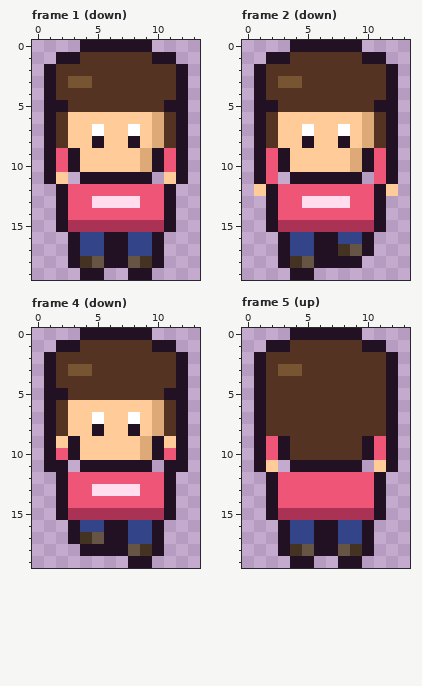
Pixel-art file: games/picomon/art/hero.aseprite. That is the earlier state.
14x20 pixels, 12 frames. Shown: frame 1 (down), frame 2 (down), frame 4 (down), frame 5 (up). The commit also changed other frames, which this record leaves out.
The result:
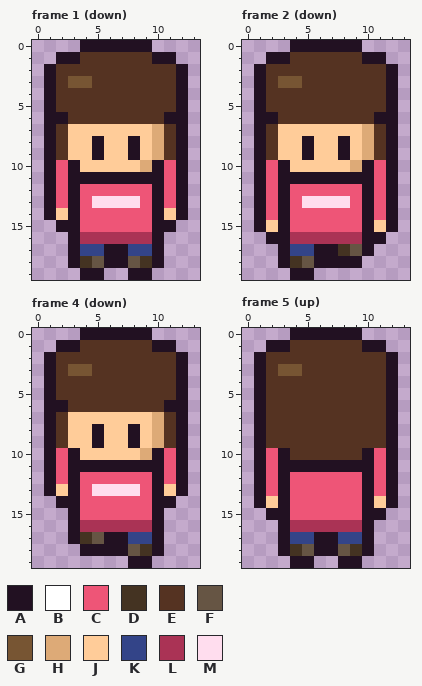
Palette (. is transparent): A #221122  B #ffffff  C #ee5577  D #443322  E #553322  F #665544  G #775533  H #ddaa77  J #ffcc99  K #334488  L #aa3355  M #ffddee
From old to new:
Frame 1 (down), layers "outline", "shade", "fill":
y 5: x 2 A -> E; x 11 A -> E
y 6: x 2..11 EJJJJJJJHE -> AEEEEEEEEA
y 7: x 5 B -> J; x 8 B -> J
y 9: x 2..3 CA -> EJ; x 5 J -> A; x 8..11 JHAC -> AJHE
y 11: x 2..3 J. -> CA; x 10..11 .J -> AC
y 12..13: x 1..3 .AC -> ACA; x 10..12 CA. -> ACA
y 14: x 1..3 .AC -> AJA; x 10..12 CA. -> AJA
y 15: x 3..10 LLLLLLLL -> ACCCCCCA
y 16: x 4..9 KKAAKK -> LLLLLL
Frame 2 (down), layers "outline", "shade", "fill":
y 5: x 2 A -> E; x 11 A -> E
y 6: x 2..11 EJJJJJJJHE -> AEEEEEEEEA
y 7: x 5 B -> J; x 8 B -> J
y 9: x 2..3 CA -> EJ; x 5 J -> A; x 8..11 JHAC -> AJHE
y 11: x 3 . -> A; x 10 . -> A
y 12: x 1..3 JAC -> ACA; x 10..12 CAJ -> ACA
y 13..14: x 1..3 .AC -> ACA; x 10..12 CA. -> ACA
y 15: x 1..12 .ALLLLLLLLA. -> AJACCCCCCAJA
y 16: x 2 . -> A; x 4..9 KKAAKK -> LLLLLL; x 11 . -> A
Frame 4 (down), layers "outline", "shade", "fill":
y 5: x 2 A -> E; x 11 A -> E
y 6: x 2..11 EJJJJJJJHE -> AEEEEEEEEA
y 7: x 5 B -> J; x 8 B -> J
y 9: x 2..3 JA -> EJ; x 5 J -> A; x 8..11 JHAJ -> AJHE
y 11: x 2..3 A. -> CA; x 10..11 .A -> AC
y 12: x 1..3 .AC -> ACA; x 10..12 CA. -> ACA
y 13: x 1..3 .AC -> AJA; x 10..12 CA. -> AJA
y 14: x 3 C -> A; x 10 C -> A
y 15: x 2..11 ALLLLLLLLA -> .ACCCCCCA.
y 16: x 4..9 KKAAKK -> LLLLLL
Frame 5 (up), layers "outline", "shade", "fill":
y 9: x 2..3 CA -> EE; x 10..11 AC -> EE
y 11: x 2..3 J. -> CA; x 10..11 .J -> AC
y 12..13: x 1..3 .AC -> ACA; x 10..12 CA. -> ACA
y 14: x 1..3 .AC -> AJA; x 10..12 CA. -> AJA
y 15: x 3..10 LLLLLLLL -> ACCCCCCA
y 16: x 4..9 KKAAKK -> LLLLLL
Where, in picture pixels (left, top, right, bottom), the same in both pictures:
changed: (44, 100, 188, 244)
changed: (254, 100, 398, 244)
changed: (44, 388, 188, 532)
changed: (254, 436, 398, 532)
